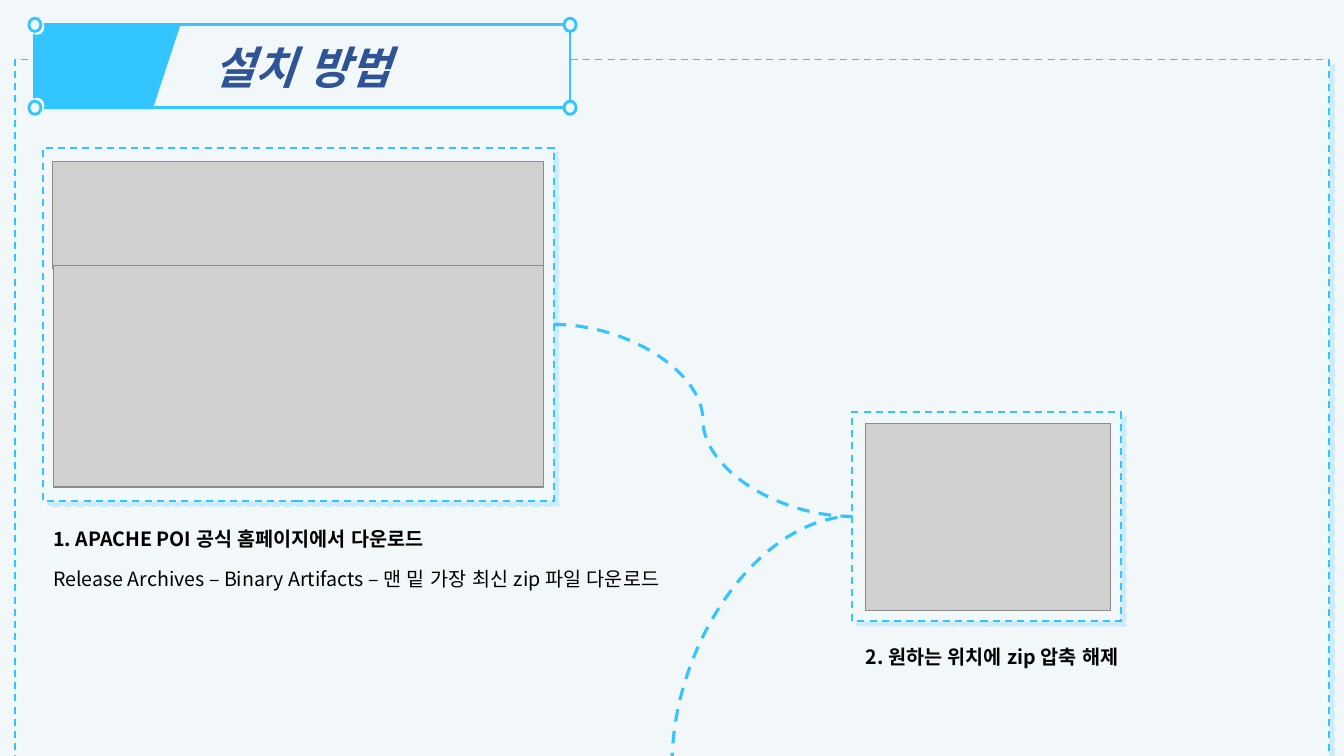
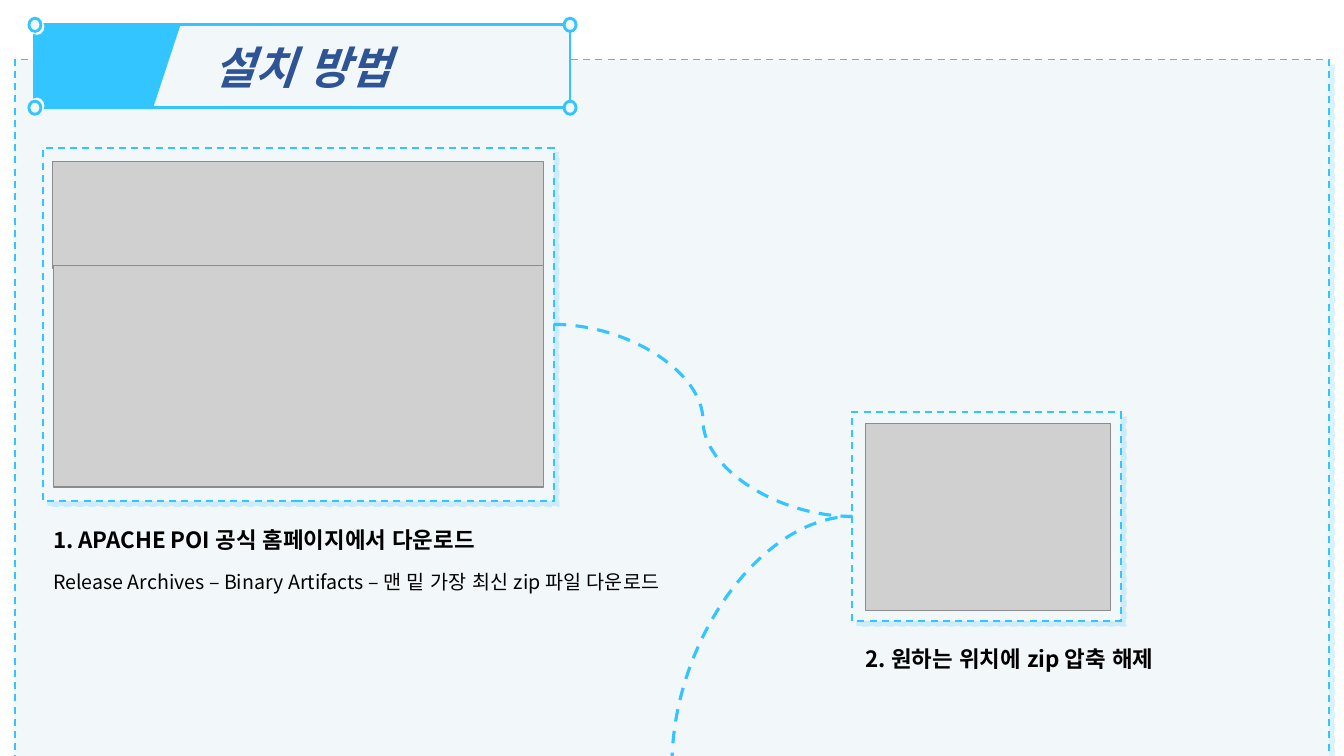
Before and after one commit to 4Mandoos/experiencedPOI, a slide deck: slide 6 of POITest/presentation/2조 POI라이브러리.pptx. Drawn at 1344x756 pixels with LibreOffice and Linux fonts; fonts in the diff are those of the drawing; grey boxes stand for pictures. Boxes give left, top, right and bottom in pixels: in the first picture for what was removed or moved away, otherwise in the second. Text is boxed around its words. In the diff, an @@ line names an element or a change of style, - is before the commit and + after.

```diff
--- a/POITest/presentation/2조 POI라이브러리.pptx
+++ b/POITest/presentation/2조 POI라이브러리.pptx
@@ background #F2F7FA to #FFFFFF @@
@@ text at (x1=53, y1=529, x2=474, y2=550): size 14 to 16 pt in "1. APACHE POI 공식 홈페이지에서 다운로드" @@
@@ text "2. 원하는 위치에 zip 압축 ..." at (x1=866, y1=648, x2=1153, y2=672): size 14 to 16 pt @@
```
Also in this commit, not shown: 7 other slides changed, 4 slides added, 2 slides removed.
